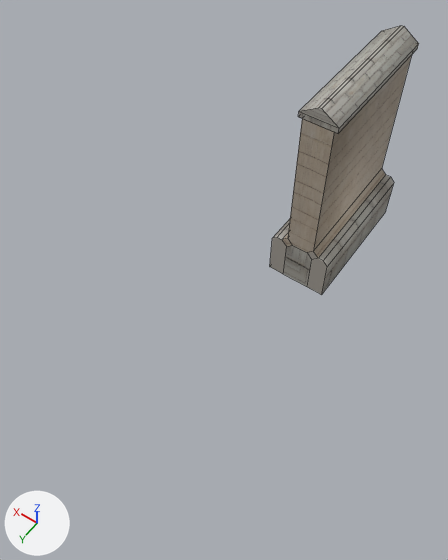
An edit to the FBX model Models/Objects/Manor/ManorWall.fbx, drawn before and after from the same camera.
Rendered twice from a 50 mm camera at (2.36, 10.79, 9.49) aimed at (5.85, 5.91, 1.82). The lights are fixed; the arrows at lower left show +X, +Y and +Z. Mesh edges are drawn as thin lines.
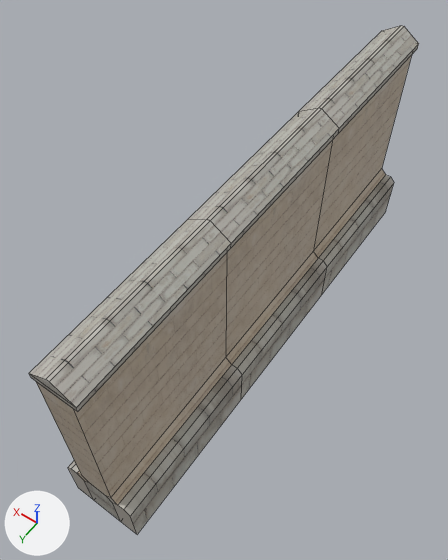
The newer file is also turned or shifted as a whole; pictures and numbers use the older file's frame.

Where the change shows, as pixel boxes (x1, y1, x2, y2) in the pictures (448 x 560 px):
'Cube.009', reshaped (161% wider, 88% taller)
    before: (270, 25, 419, 295)
    after: (29, 25, 419, 534)

What changed in the scene script:
```text
Change me_cube_016:
    used by ob_cube_009; location = (5.8, 2.66, 2.0)
    remove me_cube_016.from_pydata(...)  # 48 vertices, 35 faces; spans x -0.86..0.31, y -1.34..1.34, z -1.95..2.02
    add me_cube_016.from_pydata(...)  # 124 vertices, 73 faces; spans x -0.86..0.31, y -1.34..6.7, z -1.95..2.02
    me_cube_016 part 1
    4 vertices are removed from x -0.54..0.0, y 1.34, z -1.14..-1.02
    26 faces are deleted
    23 vertices are added at x -0.86..0.31, y 1.34..6.7, z -1.95..2.02
    36 new vertices lie (0.0, 2.68, 0.0) away from vertices in x -0.86..0.31, y -1.34..1.34, z -1.95..2.02
    21 new vertices lie (0.0, 2.68, 0.0) away from vertices in x -0.86..0.31, y 1.34..4.02, z -1.95..2.02
    45 new faces join them, mat_blocks (picture img_stoneblocks_jpg)
    19 new faces join them, mat_bricks (picture img_manorbricks_jpg)
```
